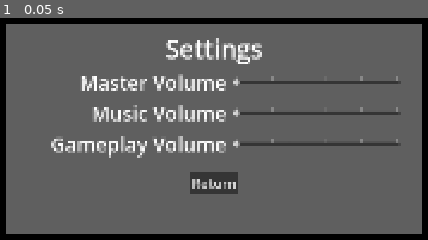
Above: before the commit, frame 1.
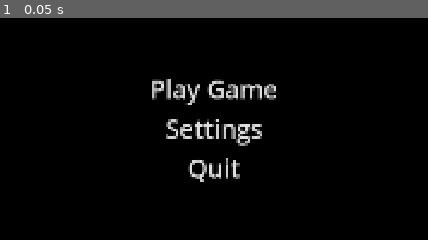
Above: after the commit, the same moment.

Repository: bukit3point0/gmtk2026
Game: Godot game, scene res://scenes/game.tscn
Two runs of this game, one before a commit and one after it. Both use one fixed random seed, a clock stepped at 60 frames per second and the inputs below. Before the commit the project has no main scene; this scene is started directly in both runs.
Inputs:
- Up to frame 1 (0.05 s): no input

The runs differ from the first frame. In frame 1, 91% of the frame differs, in the area x 1-99%, y 2-98%.

Commit message:
update return button, home screen

Diff:
--- a/project.godot
+++ b/project.godot
@@ -11,8 +11,13 @@
 [application]
 
 config/name="GTMK2026 Countdown"
+run/main_scene="uid://dwl7p675kuu11"
 config/features=PackedStringArray("4.7", "Forward Plus")
 config/icon="res://icon.svg"
+
+[audio]
+
+buses/default_bus_layout="uid://bsd2ufd7fim7q"
 
 [display]
 
--- a/scenes/home.tscn
+++ b/scenes/home.tscn
@@ -36,6 +36,7 @@
 text = "Quit"
 
 [node name="Settings" parent="." unique_id=1476206606 instance=ExtResource("3_w18ys")]
+visible = false
 
 [connection signal="pressed" from="MarginContainer/VBoxContainer/PlayGameButton" to="MarginContainer/VBoxContainer" method="_on_play_game_button_pressed"]
 [connection signal="pressed" from="MarginContainer/VBoxContainer/SettingsButton" to="MarginContainer/VBoxContainer" method="_on_settings_button_pressed"]
--- a/scenes/settings.tscn
+++ b/scenes/settings.tscn
@@ -125,3 +125,4 @@
 [connection signal="value_changed" from="ColorRect/MarginContainer/VBoxContainer/SettingsContainer/MasterVolume/HSlider" to="." method="_on_master_volume_value_changed"]
 [connection signal="value_changed" from="ColorRect/MarginContainer/VBoxContainer/SettingsContainer/Music/HSlider" to="." method="_on_music_volume_value_changed"]
 [connection signal="value_changed" from="ColorRect/MarginContainer/VBoxContainer/SettingsContainer/GameplaySounds/HSlider" to="." method="_on_gameplay_volume_value_changed"]
+[connection signal="pressed" from="ColorRect/MarginContainer/VBoxContainer/ReturnButton" to="." method="_on_return_button_pressed"]
--- a/scripts/settings.gd
+++ b/scripts/settings.gd
@@ -29,3 +29,6 @@
 
 func _on_gameplay_volume_value_changed(value: float) -> void:
 	AudioServer.set_bus_volume_db(_master_volume, gameplay_slider.value)
+
+func _on_return_button_pressed() -> void:
+	visible = false
